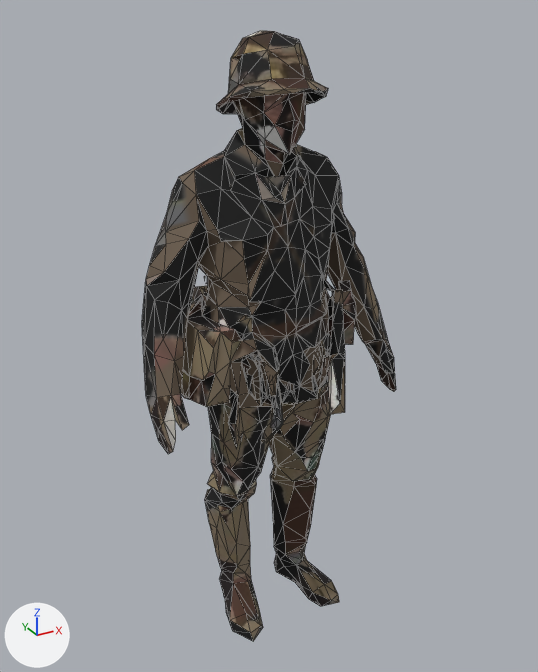
Before and after pictures for a commit that changed the glTF model models/explorer.glb.
Before and after are seen from a 50 mm camera at (-0.967, -1.771, 1.85) aimed at (0.017, 0.018, 0.956). Arrows for +X, +Y and +Z are at lower left; the lights stay in place. The older version comes first. Mesh edges are drawn as thin lines. Vertices at exactly the same position are counted once.

Objects in the first picture: 'explorer'.
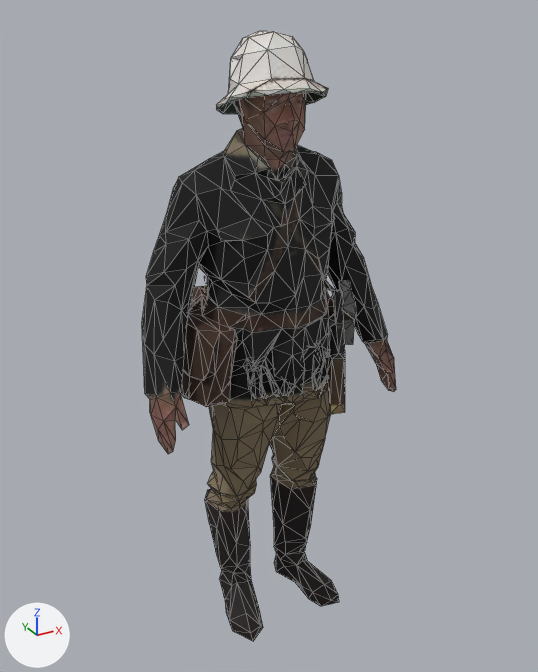
What changed in the scene script:
```text
Change me_rewrap_001:
    used by ob_explorer; location = (0.0, 0.0, 0.0)
    remove me_rewrap_001.from_pydata(...)  # 1003 vertices, 1979 faces; spans x -0.4..0.4, y -0.23..0.23, z 0.0..1.8
    add me_rewrap_001.from_pydata(...)  # 1004 vertices, 1985 faces; spans x -0.4..0.4, y -0.23..0.23, z 0.0..1.8
    me_rewrap_001 part 1: 15 vertices moved from x -0.35..0.21, y -0.16..0.12, z 0.61..1.42 to x -0.35..0.21, y -0.16..0.11, z 0.59..1.42; 137 vertices removed from x -0.39..0.39, y -0.2..0.22, z 0.37..1.78; 148 vertices added at x -0.4..0.39, y -0.19..0.22, z 0.3..1.79
    me_rewrap_001 part 2: 1 vertex removed from x -0.13, y -0.01, z 0.1; 3 vertices added at x -0.14..0.14, y -0.02..-0.01, z 0.09..0.12
    me_rewrap_001 part 3: 1319 kept faces spanning x -0.4..0.4, y -0.23..0.23, z 0.0..1.8 get new texture (UV) coordinates
    me_rewrap_001 part 4: 24 faces spanning x -0.32..0.4, y -0.16..0.18, z 0.84..1.53 switch from mat_baked (picture img_colour) to mat_baked_owner (picture img_colour_owner)
    me_rewrap_001 part 5: 30 faces spanning x -0.36..0.36, y -0.23..0.22, z 0.78..1.55 switch from mat_baked_owner (picture img_colour_owner) to mat_baked (picture img_colour)
    other edits to the shape of me_rewrap_001 do not show in these pictures
```

What differs and where, as boxes [x1, y1, x2, y2] in the pictures (538 x 672 px; the box of a moved part takes in the faces that stretch with it):
part 1 of me_rewrap_001, moved or reshaped: [142, 32, 396, 546] in both
part 2 of me_rewrap_001, built on: before [220, 571, 261, 625]; after [220, 544, 307, 625]
part 3 of me_rewrap_001, surface changed: [142, 30, 396, 642] in both
part 4 of me_rewrap_001, recoloured: [200, 144, 353, 331] in both
part 5 of me_rewrap_001, recoloured: [183, 134, 383, 373] in both
